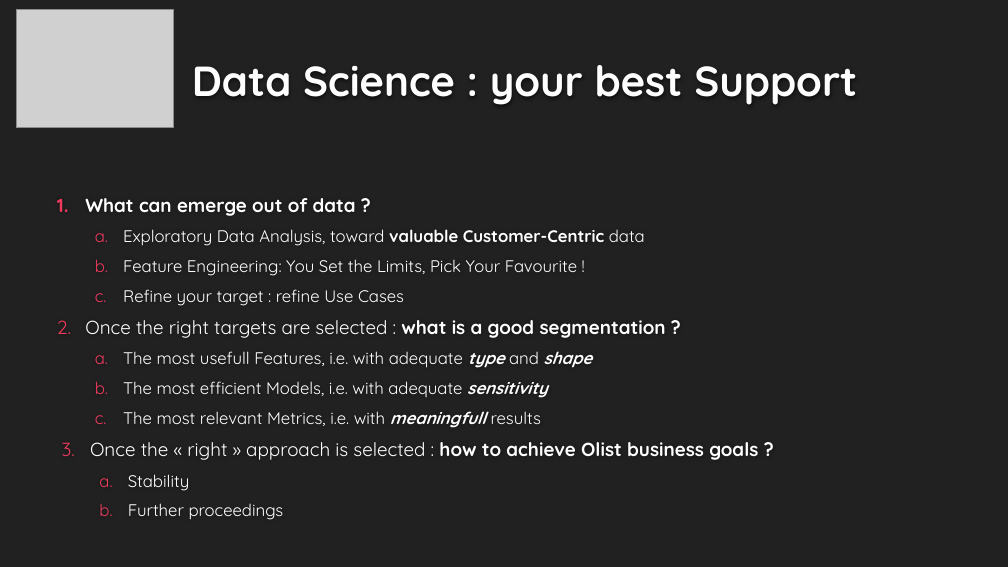
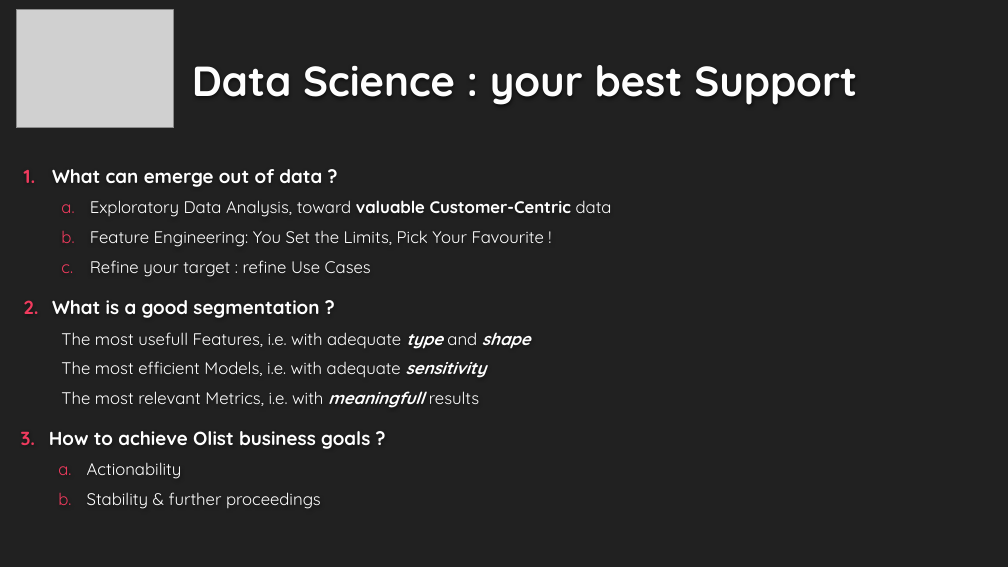
Before and after one commit to EtienneLardeur/P5_CustomerSegmentation, a slide deck: slide 2 of P5Olist_Présentation_initiale.pptx. Drawn at 1008x567 pixels with LibreOffice and Linux fonts; fonts in the diff are those of the drawing; grey boxes stand for pictures; background and template pictures are left out. Boxes give left, top, right and bottom in pixels: in the first picture for what was removed or moved away, otherwise in the second. Text is boxed around its words. In the diff, an @@ line names an element or a change of style, - is before the commit and + after.

Commit message:
Update P5Olist_Présentation_initiale.pptx
a "sensitivity" has been explored and is now explained, still have to build an alternate use case with kmeans based on Kmodes actionable (but unstable) results

```diff
--- a/P5Olist_Présentation_initiale.pptx
+++ b/P5Olist_Présentation_initiale.pptx
@@ text "What can emerge out of ...": place and size @@
-text "What can emerge out of ..." at (85,198,758,520)
+text "What can emerge out of ..." at (52,169,612,277)
@@ text added at (52,300,530,408), 16 pt, text #FFFFFF @@
+2. What is a good segmentation ?
+  The most usefull Features, i.e. with adequate type and shape
+  The most efficient Models, i.e. with adequate sensitivity
+  The most relevant Metrics, i.e. with meaningfull results
@@ text at (85,320,758,520): paragraphs removed @@
-2. Once the right targets are selected : what is a good segmentation ?
-  a. The most usefull Features, i.e. with adequate type and shape
-  b. The most efficient Models, i.e. with adequate sensitivity
-  c. The most relevant Metrics, i.e. with meaningfull results
-3. Once the « right » approach is selected : how to achieve Olist business goals ?
-  a. Stability
-  b. Further proceedings
@@ text added at (49,431,370,509), 16 pt, text #FFFFFF @@
+3. How to achieve Olist business goals ?
+  a. Actionability
+  b. Stability & further proceedings
```
Also in this commit, not shown: 2 other slides changed, 3 slides added, 11 slides removed.
